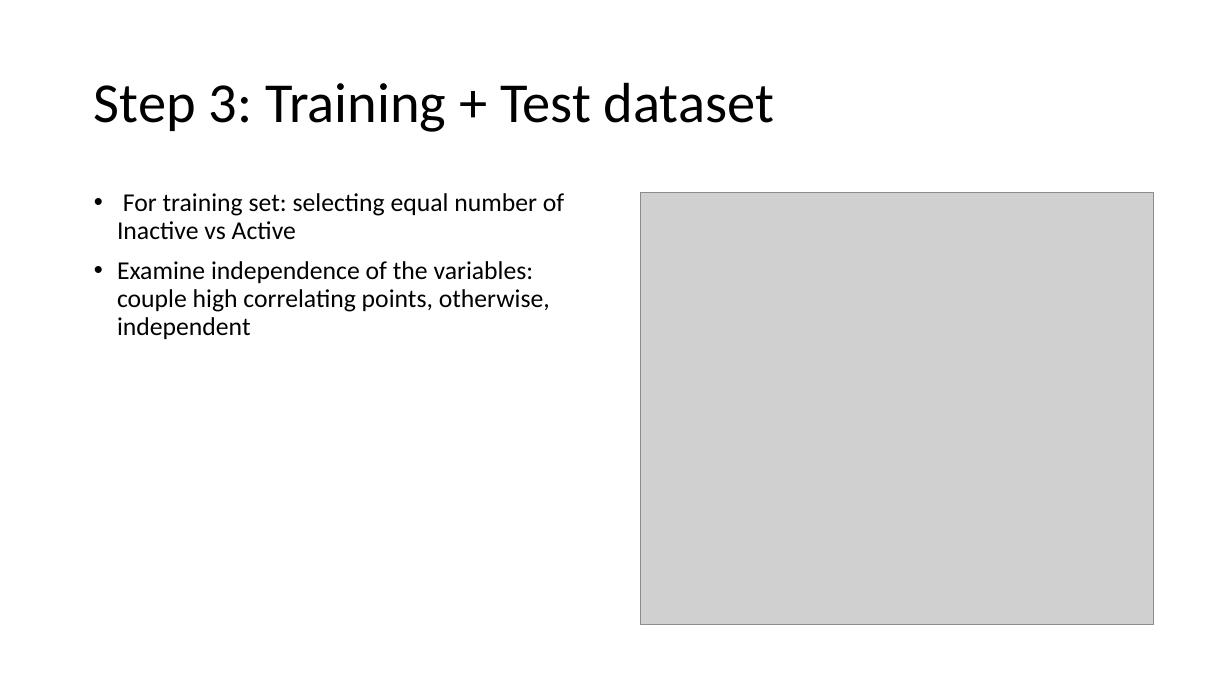
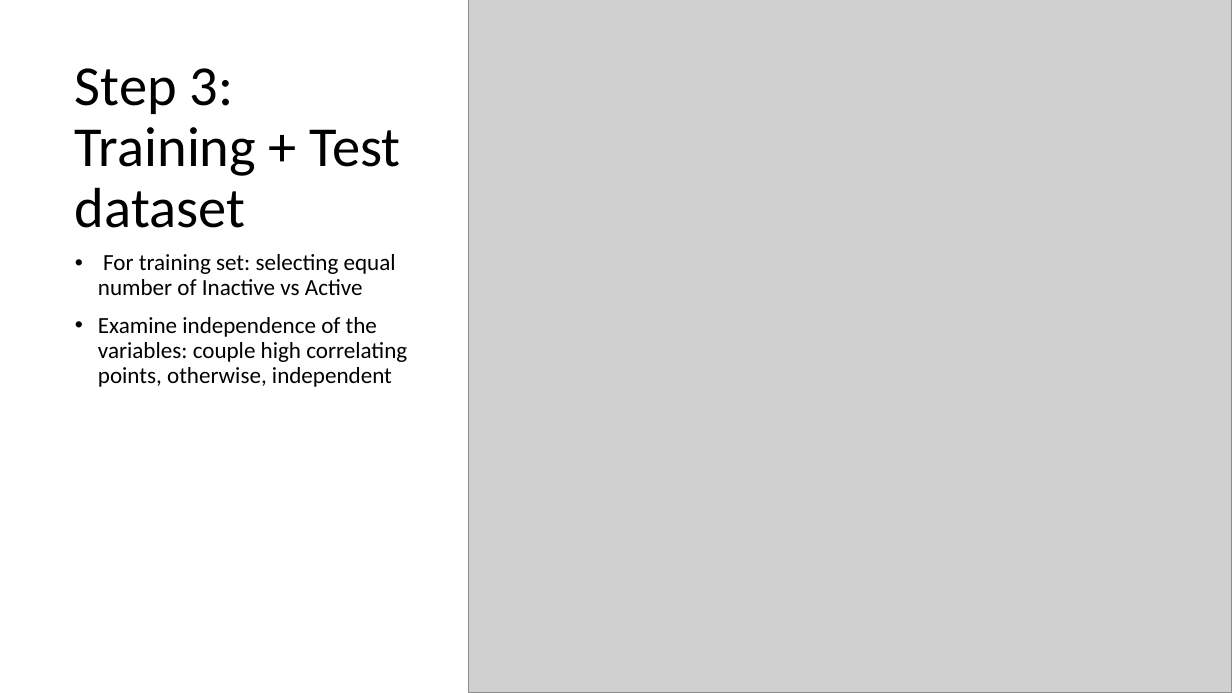
Before and after one commit to alexxlu/dsc-3-final-project-online-ds-pt-100118, a slide deck: slide 5 of Project3 Presentation.pptx. Drawn at 1232x693 pixels with LibreOffice and Linux fonts; fonts in the diff are those of the drawing; grey boxes stand for pictures. Boxes give left, top, right and bottom in pixels: in the first picture for what was removed or moved away, otherwise in the second. Text is boxed around its words. In the diff, an @@ line names an element or a change of style, - is before the commit and + after.

```diff
--- a/Project3 Presentation.pptx
+++ b/Project3 Presentation.pptx
@@ picture added at (469, 0, 1232, 693) @@
@@ title "Step 3: Training + Test ..." rewrapped from (94, 82, 774, 132) to (75, 68, 401, 228) @@
@@ picture removed at (640, 192, 1153, 624) @@
@@ text "For training set: selecting equal ...": place and size @@
-text "For training set: selecting equal ..." at (117, 193, 564, 339)
+text "For training set: selecting equal ..." at (98, 254, 407, 387)
@@ text "For training set: selecting equal ..." at (98, 254, 407, 387): size 20 to 18 pt @@
```
Also in this commit, not shown: 7 other slides changed, 1 slide added, 1 slide removed, 19 other files.
